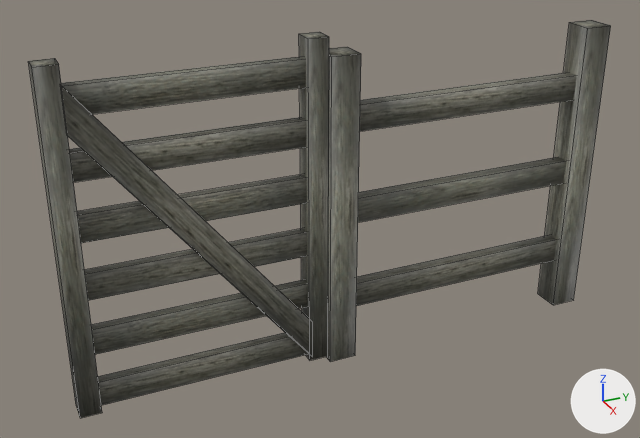
The FBX model Assets/AnyRPG/Core/Content/Models/Construction/MedievalBuildings/FBX/fence_wood.fbx as it was, and as the next commit left it.
The view is the same before and after, from a 50 mm lens placed at (7.59, -3.62, 5.44), pointed at (-0.07, -0.17, 1.61). Every picture has the same lights, and +X, +Y and +Z are marked at lower right. Mesh edges are drawn as thin lines. Where no turn or scale is listed for an object, it has been applied to the vertices.

Names of what the first picture shows: 'fence_wood', 'fence_wood_door', 'fence_wood_pillar'.
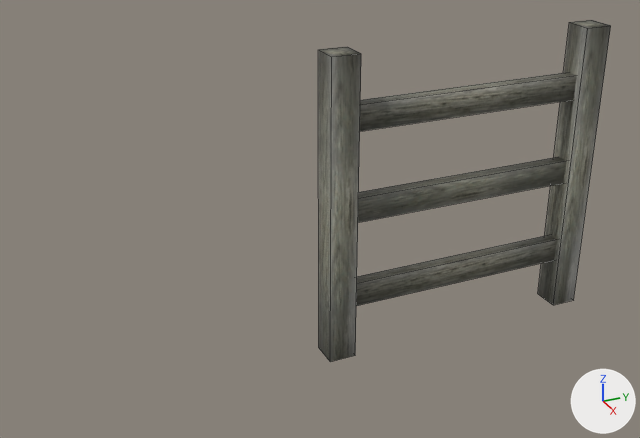
The newer file is also rescaled (x0.5) as a whole; pictures and numbers use the older file's frame.

Where the change shows, as pixel boxes [x1, y1, x2, y2] in the pictures (640 x 438 px):
```json
{"object": "fence_wood_door", "change": "deleted", "before": [28, 32, 329, 418]}
```

Scene script edits in JSON lines:
```json
{"op": "remove", "block": "ob_fence_wood_door", "code": ["ob_fence_wood_door = bpy.data.objects.new('fence_wood_door', me_fence_wood_door)", "ob_fence_wood_door.location = (0.0, -1.5, 0.0)"]}
```
